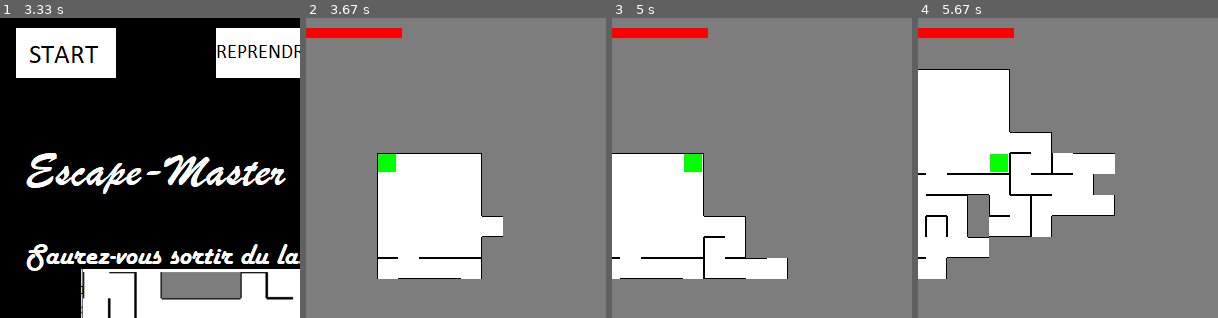
Above: before the commit, frames 1-4 (left to right).
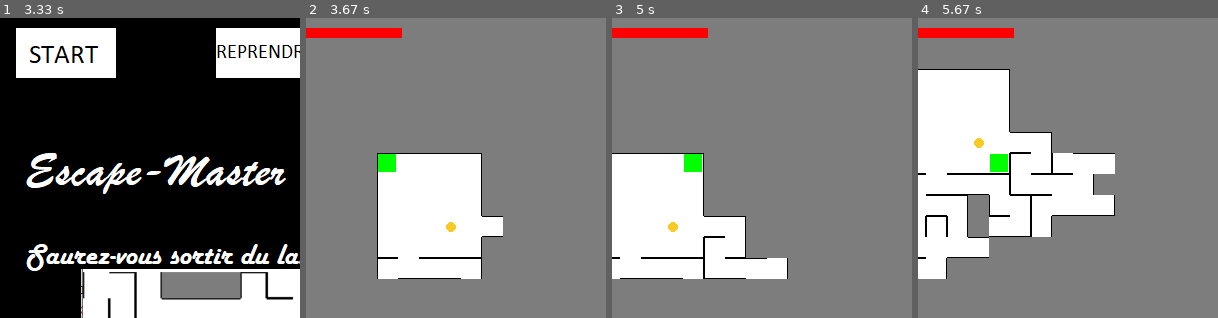
Above: after the commit, the same moments.

Repository: MartinRB45534/Escape
Game: pygame game, started from testsouris.py
The game is run twice, just before and just after one commit, with the same random seed, the same clock (stepped at 60 frames per second) and the same inputs.
Inputs (mouse positions are % of the whole screen's width and height, from its top left):
- Up to frame 1 (3.33 s): no input
- Up to frame 2 (3.67 s): click (17, 6) at 3.53 s
- Up to frame 3 (5 s): tap Space at 3.8 s; hold Up 4.13-4.6 s; hold Right from 4.63 s (still down)
- Up to frame 4 (5.67 s): release Right at 5.27 s; hold Down from 5.3 s (still down)
The pictures show only the part of the screen within x 6-56%, y 0-50%; the shares and areas given below are measured in that part.

Frame 1 is identical in both runs. In frame 2, less than 0.1% of the frame differs, in the area x 46-50%, y 68-72%; in frame 3, less than 0.1%; in frame 4, less than 0.1%.

Commit message:
Ajout de clées ramassables + debut de l'obj porte

Diff:
--- /dev/null
+++ b/Clee.py
@@ -0,0 +1,11 @@
+from Item import *
+import pygame
+
+class Clee(Item):
+    def __init__(self,position,nom_cle):
+        self.position=position
+        self.nom_cle=nom_cle
+        self.possesseur=None
+    def dessine_toi(self,screen,decalage,LARGEUR_CASE,LARGEUR_MUR,position_screen):
+        rayon=int((LARGEUR_CASE+LARGEUR_MUR)*0.25)
+        pygame.draw.circle(screen,(249,202,36),(int((decalage[0]+0.5)*(LARGEUR_CASE+LARGEUR_MUR))+LARGEUR_MUR+position_screen[0],int((decalage[1]+0.5)*(LARGEUR_CASE+LARGEUR_MUR))+LARGEUR_MUR+position_screen[1]),rayon)
--- a/Collisions.py
+++ b/Collisions.py
@@ -1,6 +1,9 @@
 from Resolveur import *
 from Agissant import *
 from Potion import *
+from Clee import *
+from Joueur import *
+
 class Collision:
     def __init__(self):
         """Les entitees ne sont pas des attributs"""
@@ -35,8 +38,6 @@
                             succes=True
                             self.attaque(agissant,attaquant)
         return succes
-
-        return entitees
     def attaque(self,victime,attaquant):
         """
         Fonction qui applique les dégats de l'attaquant à la victime
@@ -58,24 +59,50 @@
         """
         self.attaque(entitee1,entitee2)
         self.attaque(entitee2,entitee1)
-    def case_libre(self,position,agissants):
+    def case_libre(self,entitee,position_voulue,entitees):
         """
         Fonction qui vérifie si la case désignée est libre (utilisée pour les déplacements)
         Entrées :
-            la position ciblée
+            l'entitee qui veut ce deplacer
             les occupants potentiels de la case
-            les occupants potentiels dans les meutes
         Sorties:
             un booléen, si la case est libre ou pas
         """
 
         libre = True
 
-        if agissants!=None:
-            for agissant in agissants:
-                if agissant.getPosition() == position:
-                    libre = False
+        if entitees!=None:
+            for entitee_bis in entitees:
+                if tuple(entitee_bis.getPosition()) == tuple(position_voulue) and entitee_bis!=entitee:
+                    libre,suppItem = self.collision_entitees(entitee,entitee_bis)
+                    if suppItem:
+                        i=0
+                        pop=False
+                        while i<len(entitees) and not(pop):
+                            if entitees[i]==entitee_bis:
+                                pop=True
+                                entitees.pop(i)
+                            i+=1
         return libre
+    def collision_entitees(self,entitee1,entitee2):
+        """
+        Fonction qui gère la collision entre deux entitées
+        Entrées:
+            Les deux entitées
+        Sorties:
+            Un booléen indiquant si l'on valide le mouvement
+            Un booléen indiquant si l'on doit supprimer un item (tjr l'entitee2)
+        """
+        valide=False
+        suppItem=False
+        #on vérifie si le joueur veut ramasser un item
+        if isinstance(entitee1,Joueur) and issubclass(type(entitee2),Item):
+            valide=True
+            suppItem=True
+            entitee2.ramasser(entitee1)
+            entitee1.inventaire.ramasse_item(entitee2)
+
+        return valide,suppItem
     def visite_case(self,position,joueur,entitees):
         """
         Fonction qui place dans l'inventaire ou utilise tous les items sur la case
--- a/Constantes.py
+++ b/Constantes.py
@@ -12,6 +12,11 @@
 MUR_VIDE=0
 global MUR_PLEIN
 MUR_PLEIN=1
+
+global PORTE_FERMEE
+PORTE_FERMEE=0
+global PORTE_OUVERTE
+PORTE_OUVERTE=1
 
 global FENETRE_X
 FENETRE_X = 600
--- a/Entitee.py
+++ b/Entitee.py
@@ -1,7 +1,7 @@
 class Entitee:
     def __init__(self,position):
         self.position=position
-    def dessine_toi(self):
+    def dessine_toi(self,screen,decalage,LARGEUR_CASE,LARGEUR_MUR,position_screen):
         """Fonction a surdéfinir dans la classe fille"""
         print("à surdéfinir")
     def setPosition(self,position):
--- a/Inventaire.py
+++ b/Inventaire.py
@@ -1,4 +1,6 @@
 from Potion import *
+from Clee import *
+
 
 class Inventaire:
 
@@ -6,3 +8,26 @@
         self.potions_force = potions_force
         self.potions_vision = potions_vision
         self.potions_visibilité_permanente = potions_visibilité_permanente
+        self.items=[]
+    def ramasse_item(self,new_item):
+        """
+        Fonction qui gère le ramassage d'une item
+        Entrée:
+            -l'item a ramasser
+        """
+        self.items.append(new_item)
+    def get_items_spe(self,type_item):
+        """
+        Fonction qui renvoie tout lkes items d'un certain type
+        Entrée:
+            -le type a chercher
+        Sortie:
+            -tous les items du type sélectionner
+        """
+        items_voulus=[]
+
+        for item in self.items:
+            if issubclass(type(item),type_item):
+                items_voulus.append(item)
+
+        return utems_voulus
--- /dev/null
+++ b/Item.py
@@ -0,0 +1,25 @@
+from Entitee import *
+class Item(Entitee):
+    def __init__(self,position):
+        self.position=position
+        self.possesseur=None
+    def utiliser(self):
+        """
+        Fonction qui applique l'item a l'entitée
+        """
+        print("a surdéfinir")
+    def ramasser(self,entitee):
+        """
+        Fonction qui recupère les informations de l'entitee qui ramassse l'item
+        Entrées:
+            -l'entitée qui rammasse l'item
+        """
+        self.possesseur=entitee
+        self.position=None
+
+    def lacher(self):
+        """
+        Fonction qui lache l'item
+        """
+        self.position=self.possesseur.getPosition()
+        self.possesseur=None
--- a/Murs.py
+++ b/Murs.py
@@ -27,3 +27,7 @@
         self.etat=new
     def get_etat(self):
         return self.etat
+
+def Porte(Mur):
+    def __init__(self,tailleMur):
+        pass
--- a/Niveau.py
+++ b/Niveau.py
@@ -12,6 +12,7 @@
 from Evenement import *
 from Animation import *
 from Affichage import *
+from Clee import *
 
 class Niveau:
     def __init__(self,difficulté,mode_affichage):
@@ -93,9 +94,9 @@
 
         #entitées
         self.joueur=Joueur(inventaire_joueur,self.hp_joueur,self.force_joueur,2,self.zoom_largeur,self.zoom_hauteur)
-        #self.monstres=[Slime([5,5],10,10,100,5,1,(255,121,121))]
+
         self.monstres=[Fatti([5,10],10,10,100,5,1,5,(0,0,100))]#,Fatti([10,10],10,10,100,5,1,5,(0,0,100))]
-        self.entitees=[self.joueur]
+        self.entitees=[self.joueur,Clee((3,3),"goodooKey")]
 
         for i in range(0,len(self.monstres)):
             self.entitees.append(self.monstres[i])
@@ -217,60 +218,79 @@
         """
         redessiner=False
 
-        self.actualiser_vues_entitees()
+        agissants=self.getAgissants()
+
+        self.actualiser_vues_agissants(agissants)
+
+        for agissant in agissants:
+
+            agissant=self.actualiser_donnee(agissant)
+
+            agissant.prochaine_action()
+            if redessiner:
+                self.traitement_action(agissant)
+            else:
+                redessiner=self.traitement_action(agissant)
+            #print(redessiner,type(entitee))
+
+        self.delete_entitees()
+
+        return redessiner
+    def getAgissants(self):
+        """
+        Fonction qui renvoie un tableau contenant les agissants
+        """
+        agissants=[]
 
         for entitee in self.entitees:
-
-            entitee=self.actualiser_donnee(entitee)
-
-            entitee.prochaine_action()
-            if redessiner:
-                self.traitement_action(entitee)
-            else:
-                redessiner=self.traitement_action(entitee)
-            #print(redessiner,type(entitee))
-
-        self.delete_entitees()
-
-        return redessiner
-
+            if issubclass(type(entitee),Agissant):
+                agissants.append(entitee)
+
+        return agissants
     def delete_entitees(self):
         """
         Fonction qui supprime les entitees mortes
         """
         nbSupp=0
         for i in range(0,len(self.entitees)):
-            if self.entitees[i-nbSupp].pv<=0:
-                self.entitees.pop(i-nbSupp)
-                nbSupp+=1
-
-    def actualiser_vues_entitees(self):
-        """
-        Fonction qui actualise la vue de toutes les entitees (meutes inclues)
-        """
-        for entitee in self.entitees:
+            if issubclass(type(self.entitees[i-nbSupp]),Agissant):
+                if self.entitees[i-nbSupp].pv<=0:
+                    self.entitees.pop(i-nbSupp)
+                    nbSupp+=1
+            elif issubclass(type(self.entitees[i-nbSupp]),Item):
+                if self.entitees[i-nbSupp].position==None:
+                    self.entitees.pop(i-nbSupp)
+                    nbSupp+=1
+
+    def actualiser_vues_agissants(self,agissants):
+        """
+        Fonction qui actualise la vue de touts les agissants (meutes inclues)
+        Entrée:
+            -les agissants
+        """
+        for agissant in agissants:
             #l'id 0 indique que l'entitée n'appartient a aucune meute
-            if not(issubclass(type(entitee),Monstre)) or entitee.id_meute==0:
+            if not(issubclass(type(agissant),Monstre)) or agissant.id_meute==0:
                 #on actualise la vue de l'entitée seule
-                vue_entitee,position_vue=self.actualiser_vue(entitee.getPosition(),entitee.getLargeurVue(),entitee.getHauteurVue())
-                entitee.actualiser_vue(vue_entitee,position_vue)
+                vue_entitee,position_vue=self.actualiser_vue(agissant.getPosition(),agissant.getLargeurVue(),agissant.getHauteurVue())
+                agissant.actualiser_vue(vue_entitee,position_vue)
 
         id_meutes=[0]
         meute=Meute(self.CASES_X,self.CASES_Y)
-        for entitee in self.entitees:
+        for agissant in agissants:
             #on vérifie si on n'as pas déja executée la meute de l'entitée
-            if issubclass(type(entitee),Monstre) and not(entitee.id_meute in id_meutes):
-                id_meutes.append(entitee.id_meute)
+            if issubclass(type(agissant),Monstre) and not(agissant.id_meute in id_meutes):
+                id_meutes.append(agissant.id_meute)
                 #on récupère les données de la vue de la meute
-                vues,positions=self.recuperer_vues_meute(entitee.id_meute)
+                vues,positions=self.recuperer_vues_meute(agissant.id_meute)
                 #on crée la vue de la meute
                 vue_meute=meute.actualisation_vues(vues,positions)
 
                 #on actualise les vues des monstres de la meute
-                for entitee_bis in self.entitees:
-                    if issubclass(type(entitee_bis),Monstre):
-                        if entitee_bis.id_meute==entitee.id_meute:
-                            entitee_bis.actualiser_vue(vue_meute,[0,0])
+                for agissant_bis in agissants:
+                    if issubclass(type(agissant_bis),Monstre):
+                        if agissant_bis.id_meute==agissant.id_meute:
+                            agissant_bis.actualiser_vue(vue_meute,[0,0])
     def recuperer_vues_meute(self,identifiant):
         """
         Fonction qui doit renvoyer les vues nécessaires a une meute
@@ -339,7 +359,7 @@
                 passe,newcoord=self.lab.peut_passer(agissant.getPosition(),direction_voulue)
                 #print(passe)
                 if passe:
-                    libre = self.collision.case_libre(newcoord,self.entitees)
+                    libre = self.collision.case_libre(agissant,newcoord,self.entitees)
                     #print(libre)
                     if libre:
                         succes=True
